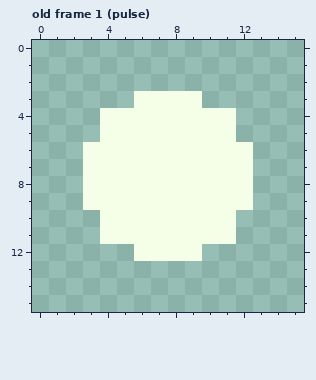
Pixel-art file: vfx/vfx.aseprite. The picture above is the old version.
16x16 pixels, 17 frames. Shown: old frame 1 (pulse). The commit also changed other frames, which this record leaves out.
After the commit:
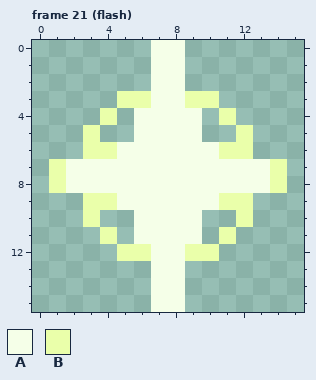
Palette (. is transparent): A #f5ffe8  B #eaffaa
A new or re-ordered frame is compared with the old frame closest to it.
Difference:
frames 17 -> 30
Changed rows in their new state; - is an unchanged pixel.
Frame 21 (flash) is new; against old frame 1 (pulse):
first column x 1:
 0 ------AA------
 1 ------AA------
 2 ------AA------
 3 ----BB--BB----
 4 ---B.----.B---
 5 --B..----..B--
 6 --BB------BB--
 7 BA----------AB
 8 BA----------AB
 9 --BB------BB--
10 --B..----..B--
11 ---B.----.B---
12 ----BB--BB----
13 ------AA------
14 ------AA------
15 ------AA------
Pixel boxes of the changes (left, top, right, bottom) in both pictures:
changed: (49, 40, 287, 312)
